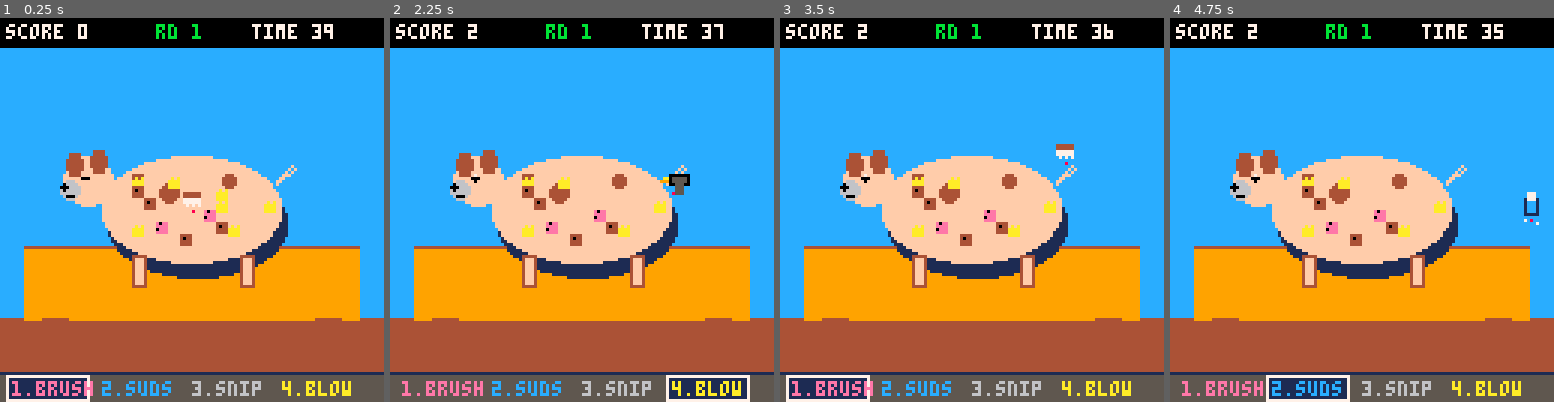
Above: before the commit, frames 1-4 (left to right).
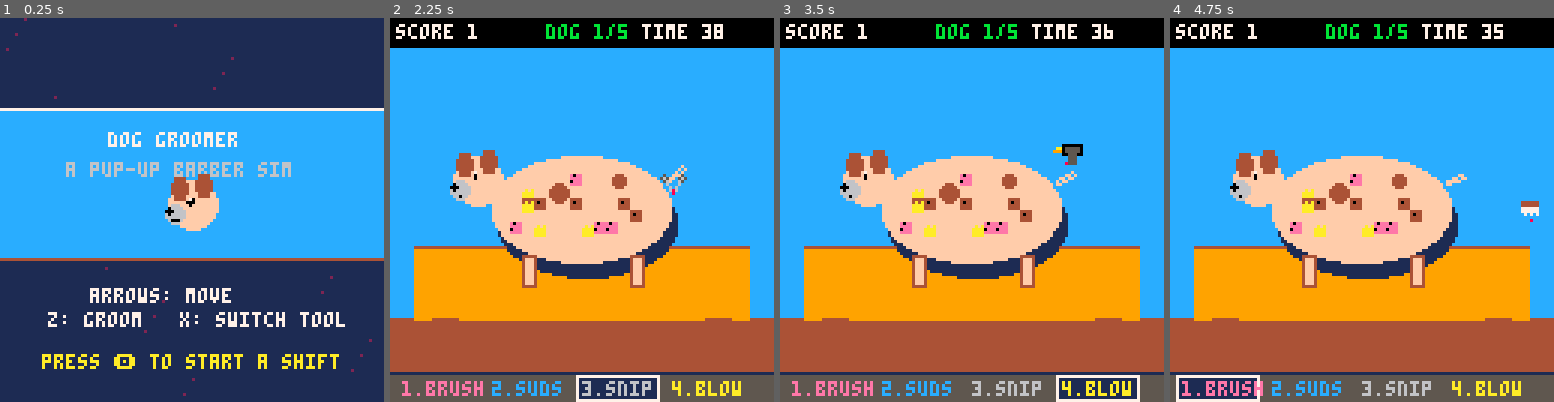
Above: after the commit, the same moments.

Repository: RubenTipparach/tic-labs
Game: PICO-8 cartridge games/pico8-dog-groomer/cart.p8
The game is run twice, just before and just after one commit, with the same random seed, the same clock (stepped at 60 frames per second) and the same inputs.
Inputs:
- Up to frame 1 (0.25 s): no input
- Up to frame 2 (2.25 s): tap X (X key) at 0.33, 1.07, 1.85 s; tap O (Z key) at 0.7, 1.7, 2.1 s; hold Right 1.6-2.1 s; hold Up from 2.15 s (still down)
- Up to frame 3 (3.5 s): release Up at 2.42 s; hold Right 2.47-3.03 s; tap O (Z key) at 2.5, 2.9, 3.3 s; tap X (X key) at 2.97 s; hold Left from 3.08 s (still down)
- Up to frame 4 (4.75 s): release Left at 3.58 s; hold Down 3.63-3.97 s; tap O (Z key) at 3.7, 4.1, 4.5 s; hold Right 4.02-4.68 s; tap X (X key) at 4.08 s; hold Up from 4.73 s (still down)

The runs differ from the first frame. In frame 1, 73% of the frame differs, in the area x 0-100%, y 0-100%; in frame 2, 5.0%; in frame 3, 5.0%; in frame 4, 5.0%.

Commit message:
Stage 3: title, shift summary, mood face, sfx, particles
Title screen and a five-dog shift loop with end-of-shift summary plus a
best-shift tracker. Dog mood face reads remaining issues and time left,
swapping between neutral, happy, worried, and sad expressions with a
faster tail wag when content. Each tool action sprays themed particles
(brush sparks, suds bubbles, fur clippings, water mist) and triggers a
short sfx; round clears fire a confetti burst. Thumbnail color now reads
as a calmer steel blue.

https://claude.ai/code/session_01BAb6LtqcvWoW73dJ2uMePk

Diff:
--- a/games/pico8-dog-groomer/cart.p8
+++ b/games/pico8-dog-groomer/cart.p8
@@ -1,7 +1,7 @@
 pico-8 cartridge // http://www.pico-8.com
 version 42
 __lua__
--- dog groomer (stage 2)
+-- dog groomer (stage 3)
 -- by tic-labs
 
 cw=4
@@ -9,12 +9,23 @@
 cgh=8
 cox=64-(cgw*cw)\2
 coy=64-(cgh*cw)\2
+shift_len=5
 
 function _init()
- best_round=0
- best_score=0
+ best_shift=0
  round=1
- score=0
+ shift_score=0
+ state="title"
+ particles={}
+ wag=0
+ cursor={x=64,y=64}
+ tools={
+  {n="brush",col=14,sfx=0},
+  {n="suds", col=12,sfx=1},
+  {n="snip", col=6, sfx=2},
+  {n="blow", col=10,sfx=3},
+ }
+ tool=1
  reset_dog()
 end
 
@@ -38,67 +49,95 @@
   elseif k==2 and c.dirt<3 then c.dirt+=1
   elseif k==3 and c.fur<3 then c.fur+=1 end
  end
+ start_total=remaining()
+ if start_total<1 then start_total=1 end
  dog_time=max(20*60,(42-round*2)*60)
  cursor={x=64,y=64}
- tools={
-  {n="brush",col=14},
-  {n="suds", col=12},
-  {n="snip", col=6},
-  {n="blow", col=10},
- }
  tool=1
- done=false
- timeout=false
+ cooldown=0
+ sparkle=0
  dog_done_score=0
- cooldown=0
- wag=0
- sparkle=0
+end
+
+function remaining()
+ local r=0
+ for c in all(cells) do
+  r+=c.tangle+c.dirt+c.fur+c.wet
+ end
+ return r
 end
 
 function _update60()
  wag+=1
+ update_particles()
  if sparkle>0 then sparkle-=1 end
  if cooldown>0 then cooldown-=1 end
- if done or timeout then
+
+ if state=="title" then
   if btnp(4) or btnp(5) then
-   round+=1
+   round=1
+   shift_score=0
    reset_dog()
+   state="play"
+   sfx(4)
   end
   return
  end
+
+ if state=="round_done" or state=="timeout" then
+  if btnp(4) or btnp(5) then
+   if round>=shift_len then
+    if shift_score>best_shift then best_shift=shift_score end
+    state="shift_done"
+   else
+    round+=1
+    reset_dog()
+    state="play"
+   end
+  end
+  return
+ end
+
+ if state=="shift_done" then
+  if btnp(4) or btnp(5) then state="title" end
+  return
+ end
+
  dog_time-=1
  if dog_time<=0 then
   dog_time=0
-  timeout=true
+  state="timeout"
+  sfx(5)
   return
  end
+
  if btn(0) then cursor.x-=1 end
  if btn(1) then cursor.x+=1 end
  if btn(2) then cursor.y-=1 end
  if btn(3) then cursor.y+=1 end
  cursor.x=mid(8,cursor.x,120)
  cursor.y=mid(12,cursor.y,114)
- if btnp(5) then tool=tool%#tools+1 end
+
+ if btnp(5) then
+  tool=tool%#tools+1
+  sfx(6)
+ end
+
  if btn(4) and cooldown==0 then
-  apply_tool()
+  if apply_tool() then
+   sfx(tools[tool].sfx)
+  end
   cooldown=4
  end
+
  if remaining()==0 then
-  done=true
+  state="round_done"
   local bonus=flr(dog_time/60)*5
-  score+=bonus
+  shift_score+=bonus
   dog_done_score=bonus
-  if round>best_round then best_round=round end
-  if score>best_score then best_score=score end
- end
-end
-
-function remaining()
- local r=0
- for c in all(cells) do
-  r+=c.tangle+c.dirt+c.fur+c.wet
- end
- return r
+  sfx(4)
+  burst_celebration()
+ end
 end
 
 function apply_tool()
@@ -111,22 +150,89 @@
   local dy=cy-cursor.y
   if dx*dx+dy*dy<=49 then
    if t=="brush" and c.tangle>0 then
-    c.tangle-=1 hit=true score+=1
+    c.tangle-=1 hit=true shift_score+=1
+    spawn_particles(cx,cy,14,3,1)
+    spawn_particles(cx,cy,2,2,3)
    elseif t=="suds" and c.dirt>0 then
-    c.dirt-=1 hit=true score+=1
+    c.dirt-=1 hit=true shift_score+=1
     c.wet=min(3,c.wet+1)
+    spawn_particles(cx,cy,7,4,1)
+    spawn_particles(cx,cy,12,2,2)
    elseif t=="snip" and c.fur>0 then
-    c.fur-=1 hit=true score+=1
+    c.fur-=1 hit=true shift_score+=1
+    spawn_particles(cx,cy-2,10,3,3)
+    spawn_particles(cx,cy-2,9,2,3)
    elseif t=="blow" and c.wet>0 then
-    c.wet-=1 hit=true score+=1
+    c.wet-=1 hit=true shift_score+=1
+    spawn_particles(cx,cy,12,3,2)
+    spawn_particles(cx,cy,7,2,1)
    end
   end
  end
  if hit then sparkle=6 end
+ return hit
+end
+
+function spawn_particles(x,y,col,n,kind)
+ for i=1,n do
+  add(particles,{
+   x=x+rnd(3)-1.5,
+   y=y+rnd(3)-1.5,
+   vx=(rnd(2)-1)*0.7,
+   vy=-rnd(1.6)-0.3,
+   col=col,
+   life=10+flr(rnd(8)),
+   kind=kind,
+  })
+ end
+end
+
+function update_particles()
+ for p in all(particles) do
+  p.x+=p.vx
+  p.y+=p.vy
+  p.vy+=0.09
+  p.life-=1
+  if p.life<=0 then del(particles,p) end
+ end
+end
+
+function burst_celebration()
+ local hx,hy=cox+cgw*cw/2,coy+cgh*cw/2
+ for i=0,15 do
+  local a=i/16
+  add(particles,{
+   x=hx,y=hy,
+   vx=cos(a)*1.4,vy=sin(a)*1.4-0.5,
+   col=10+(i%4),
+   life=24,kind=1,
+  })
+ end
+end
+
+function draw_particles()
+ for p in all(particles) do
+  if p.kind==1 then
+   circfill(p.x,p.y,1,p.col)
+  elseif p.kind==2 then
+   pset(p.x,p.y,p.col)
+   pset(p.x,p.y+1,p.col)
+  else
+   pset(p.x,p.y,p.col)
+   pset(p.x+1,p.y,p.col)
+  end
+ end
 end
 
 function _draw()
  cls(12)
+ if state=="title" then
+  draw_title() return
+ end
+ if state=="shift_done" then
+  draw_shift_summary() return
+ end
+
  rectfill(0,100,127,117,4)
  rectfill(8,76,119,100,9)
  line(8,76,119,76,4)
@@ -134,19 +240,20 @@
  rectfill(105,100,113,116,4)
 
  draw_dog()
+ draw_particles()
  draw_cursor(cursor.x,cursor.y)
 
  draw_top_hud()
  draw_dock()
 
- if done then
+ if state=="round_done" then
   rectfill(16,40,111,76,0)
   rect(16,40,111,76,11)
   local m="all groomed!"
   print(m,64-#m*2,46,10)
   print("time bonus "..dog_done_score,38,56,7)
   print("\142 next customer",30,66,6)
- elseif timeout then
+ elseif state=="timeout" then
   rectfill(16,40,111,76,0)
   rect(16,40,111,76,8)
   local m="customer left :("
@@ -157,11 +264,11 @@
 
 function draw_top_hud()
  rectfill(0,0,127,9,0)
- print("score "..score,2,2,7)
- print("rd "..round,52,2,11)
+ print("score "..shift_score,2,2,7)
+ print("dog "..round.."/"..shift_len,52,2,11)
  local tcol=7
  local secs=flr(dog_time/60)
- if secs<=9 and not done and not timeout then
+ if secs<=9 and state=="play" then
   tcol=(wag\10)%2==0 and 8 or 9
  end
  print("time "..secs,84,2,tcol)
@@ -182,6 +289,16 @@
  end
 end
 
+function dog_mood()
+ if state=="timeout" then return "sad" end
+ if state=="round_done" then return "happy" end
+ local ratio=remaining()/start_total
+ local secs=flr(dog_time/60)
+ if secs<=5 or ratio>=0.75 then return "worry" end
+ if ratio<=0.25 then return "happy" end
+ return "neutral"
+end
+
 function draw_dog()
  local bx0,by0=cox-2,coy-2
  local bx1,by1=cox+cgw*cw+1,coy+cgh*cw+1
@@ -202,17 +319,40 @@
  ovalfill(hx+1,hy-10,hx+6,hy-3,4)
  circfill(hx-6,hy+3,3,6)
  circfill(hx-8,hy+2,1,0)
+
+ local mood=dog_mood()
  local blink=(wag\30)%8==0
- if not blink then
-  circfill(hx-1,hy-1,1,0)
-  pset(hx-1,hy-2,7)
+ if mood=="happy" then
+  line(hx-2,hy-1,hx,hy-2,0)
+  line(hx,hy-2,hx,hy-1,0)
+ elseif mood=="worry" then
+  pset(hx-1,hy-1,0)
+  pset(hx-1,hy-2,0)
+  pset(hx-1,hy-3,7)
+ elseif mood=="sad" then
+  line(hx-2,hy,hx,hy-2,0)
  else
-  line(hx-2,hy-1,hx,hy-1,0)
- end
- line(hx-7,hy+5,hx-5,hy+5,0)
+  if not blink then
+   circfill(hx-1,hy-1,1,0)
+   pset(hx-1,hy-2,7)
+  else
+   line(hx-2,hy-1,hx,hy-1,0)
+  end
+ end
+
+ if mood=="happy" or mood=="neutral" then
+  line(hx-7,hy+5,hx-5,hy+5,0)
+  if mood=="happy" then pset(hx-7,hy+4,0) pset(hx-5,hy+4,0) end
+ elseif mood=="worry" then
+  pset(hx-6,hy+5,0)
+ else
+  line(hx-7,hy+6,hx-5,hy+5,0)
+ end
 
  local tx,ty=bx1-1,by0+8
- local sw=sin(wag/40)*2
+ local wagspeed=mood=="happy" and 20 or 60
+ local sw=sin(wag/wagspeed)*(mood=="happy" and 3 or 2)
+ if mood=="sad" then sw=2 end
  line(tx,ty,tx+5,ty-3+sw,15)
  line(tx,ty+1,tx+6,ty-2+sw,15)
 
@@ -302,6 +442,65 @@
  line(x-2,y-4,x-4,y-4,9)
 end
 
+function draw_title()
+ cls(1)
+ for i=0,30 do
+  pset((i*23+wag\2)%128,(i*47)%128,2)
+ end
+ rectfill(0,30,127,80,12)
+ line(0,30,127,30,7)
+ line(0,80,127,80,4)
+ print("dog groomer",36,38,7)
+ print("a pup-up barber sim",22,48,6)
+ local hx,hy=64,62
+ circfill(hx,hy,8,15)
+ ovalfill(hx-7,hy-9,hx-2,hy-2,4)
+ ovalfill(hx+1,hy-10,hx+6,hy-3,4)
+ circfill(hx-6,hy+3,3,6)
+ circfill(hx-8,hy+2,1,0)
+ circfill(hx-1,hy-1,1,0)
+ pset(hx-1,hy-2,7)
+ line(hx-2,hy-1,hx,hy-2,0)
+ line(hx,hy-2,hx,hy-1,0)
+ line(hx-7,hy+5,hx-5,hy+5,0)
+ print("arrows: move",30,90,7)
+ print("z: groom   x: switch tool",16,98,7)
+ if (wag\20)%2==0 then
+  print("press \142 to start a shift",14,112,10)
+ end
+ if best_shift>0 then
+  print("best shift "..best_shift,32,120,9)
+ end
+end
+
+function draw_shift_summary()
+ cls(1)
+ for p in all(particles) do
+  circfill(p.x,p.y,1,p.col)
+ end
+ rectfill(8,28,119,100,0)
+ rect(8,28,119,100,11)
+ local m="shift complete!"
+ print(m,64-#m*2,36,10)
+ print("dogs groomed "..shift_len,28,52,7)
+ print("final score "..shift_score,30,62,7)
+ if shift_score>=best_shift then
+  print("new best!",46,72,9)
+ else
+  print("best "..best_shift,48,72,6)
+ end
+ if (wag\20)%2==0 then
+  print("\142 back to title",32,86,6)
+ end
+end
+
 __gfx__
 
 
+…(7 lines of a section not shown)…
Not shown, changed: the sound effects (__sfx__) section of games/pico8-dog-groomer/cart.p8
Not shown, changed: games/pico8-dog-groomer/meta.json
